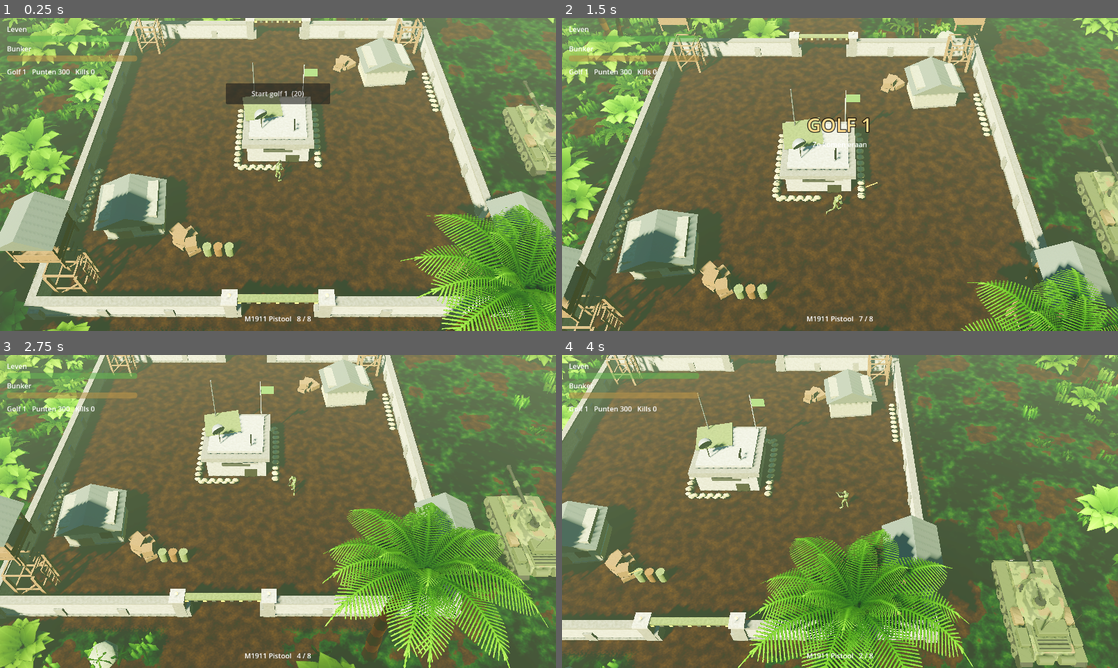
Above: before the commit, frames 1-4 (two rows, left to right).
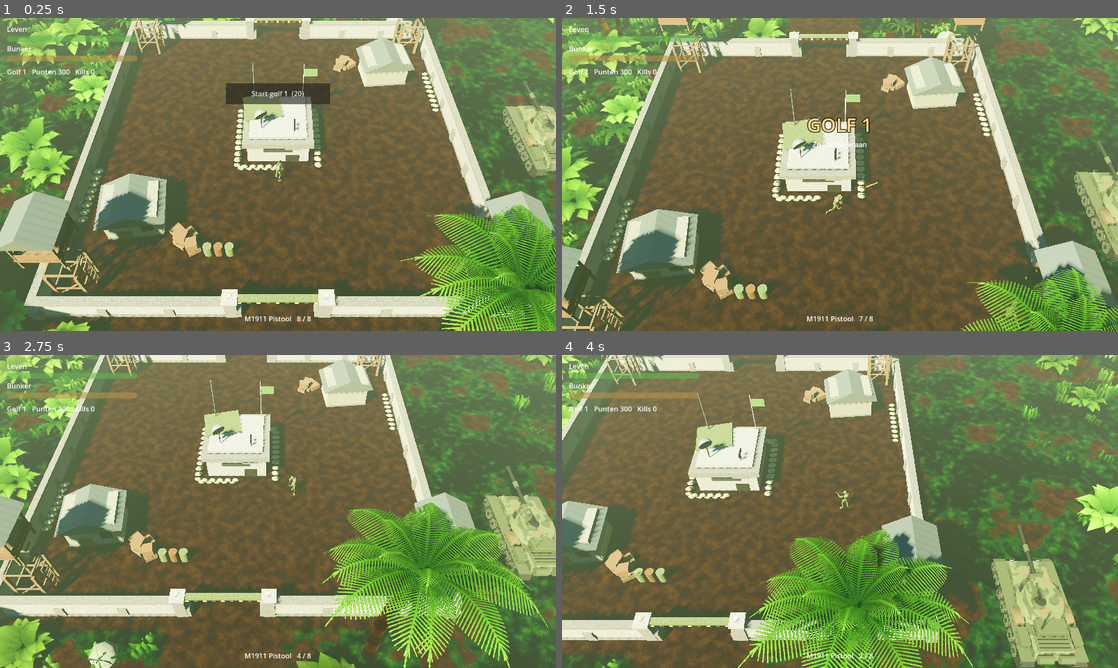
Above: after the commit, the same moments.

Repository: boodschappenmaatje/Bloedjungle-godot
Game: Godot game, scene res://scenes/main.tscn
Same seed, same stepped clock (60 frames per second), same inputs: the game is played once before the commit and once after it.
Inputs (mouse positions are in pixels of both pictures, inside the frame that each line leads up to):
- Up to frame 1 (0.25 s): no input
- Up to frame 2 (1.5 s): click "Start golf 1 (20)" at 0.5 s; move the mouse to (962, 158) at 1.27 s; hold D from 1.28 s (still down); click (962, 158) at 1.42 s
- Up to frame 3 (2.75 s): release D at 2 s; drag from (166, 527) to (250, 574) at 2.02 s
- Up to frame 4 (4 s): move the mouse to (895, 442) at 2.77 s; hold D 2.78-3.5 s; drag from (812, 574) to (673, 464) at 3.52 s

The runs differ from the first frame. In frame 1, 0.2% of the frame differs, in the area x 90-100%, y 20-51%; in frame 2, 0.3%; in frame 3, 0.5%; in frame 4, 0.6%, in the area x 77-95%, y 54-100%.

Commit message:
Tank: losse wielen en rupsschakels met animaties uit Blender
Clips Stationair, Rijden, Achteruit, Draaien en Schieten. tank.gd speelt Rijden/Draaien
tijdens de patrouille, met de afspeelsnelheid afgestemd op de rijsnelheid.

Co-Authored-By: Claude Opus 5.5 (1M context) <noreply@anthropic.com>
Claude-Session: https://claude.ai/code/session_01RvTk3AeN159VbiALZ2ZDoW

Diff:
--- a/scripts/tank.gd
+++ b/scripts/tank.gd
@@ -1,7 +1,8 @@
 extends AnimatableBody3D
 ## Eigen tank die buiten de oostmuur heen en weer patrouilleert. De koepel draait naar de
 ## dichtstbijzijnde vijand. Model: assets/tank.glb (gemaakt in Blender), voorkant is -Z,
-## met de delen Toren (draait om Y) en Loop (kantelt om X).
+## met de delen Toren (draait om Y) en Loop (kantelt om X). De animaties uit Blender (Stationair,
+## Rijden, Achteruit, Draaien, Schieten) laten wielen, rupsschakels en de vering bewegen.
 
 const SPEED := 3.2         # m/s rijden
 const TURN := 0.7          # rad/s draaien op de plek
@@ -11,15 +12,14 @@
 
 var _next := 0
 var _turning := false
-var _t := 0.0
-@onready var _toren: Node3D = $Model/Tank/Toren
-@onready var _loop: Node3D = $Model/Tank/Toren/Loop
-@onready var _romp: Node3D = $Model/Tank/RompMesh
-@onready var _romp_y := _romp.position.y
+const ANIM_SPEED := 3.12   # m/s waarmee de rups in de clip Rijden loopt
+var _clip := ""
+@onready var _toren: Node3D = $Model/Tank/Body/Toren
+@onready var _loop: Node3D = $Model/Tank/Body/Toren/Loop
+@onready var _anim: AnimationPlayer = $Model/AnimationPlayer
 
 
 func _physics_process(delta: float) -> void:
-	_t += delta
 	var goal: Vector3 = ROUTE[_next]
 	var to := goal - global_position
 	to.y = 0.0
@@ -31,12 +31,19 @@
 	elif _turning:
 		rotation.y += clampf(diff, -TURN * delta, TURN * delta)
 		_turning = absf(diff) > 0.02
+		_play("Draaien", 1.0)
 	else:
 		rotation.y += clampf(diff, -TURN * delta, TURN * delta)
 		global_position += to.normalized() * minf(SPEED * delta, to.length())
-	# motor laat de romp een beetje trillen
-	_romp.position.y = _romp_y + sin(_t * 31.0) * 0.012
+		_play("Rijden", SPEED / ANIM_SPEED)
 	_aim(delta)
+
+
+func _play(clip: String, speed: float) -> void:
+	if clip != _clip:
+		_clip = clip
+		_anim.play(clip, 0.35)
+	_anim.speed_scale = speed
 
 
 func _aim(delta: float) -> void:
Binary file changed: assets/tank.glb
Not shown, changed: bron/tank/README.md
Not shown, changed: bron/tank/maak_tank.py
Not shown, changed: bron/tank/render.py
Not shown, changed: bron/tank/tank.blend
